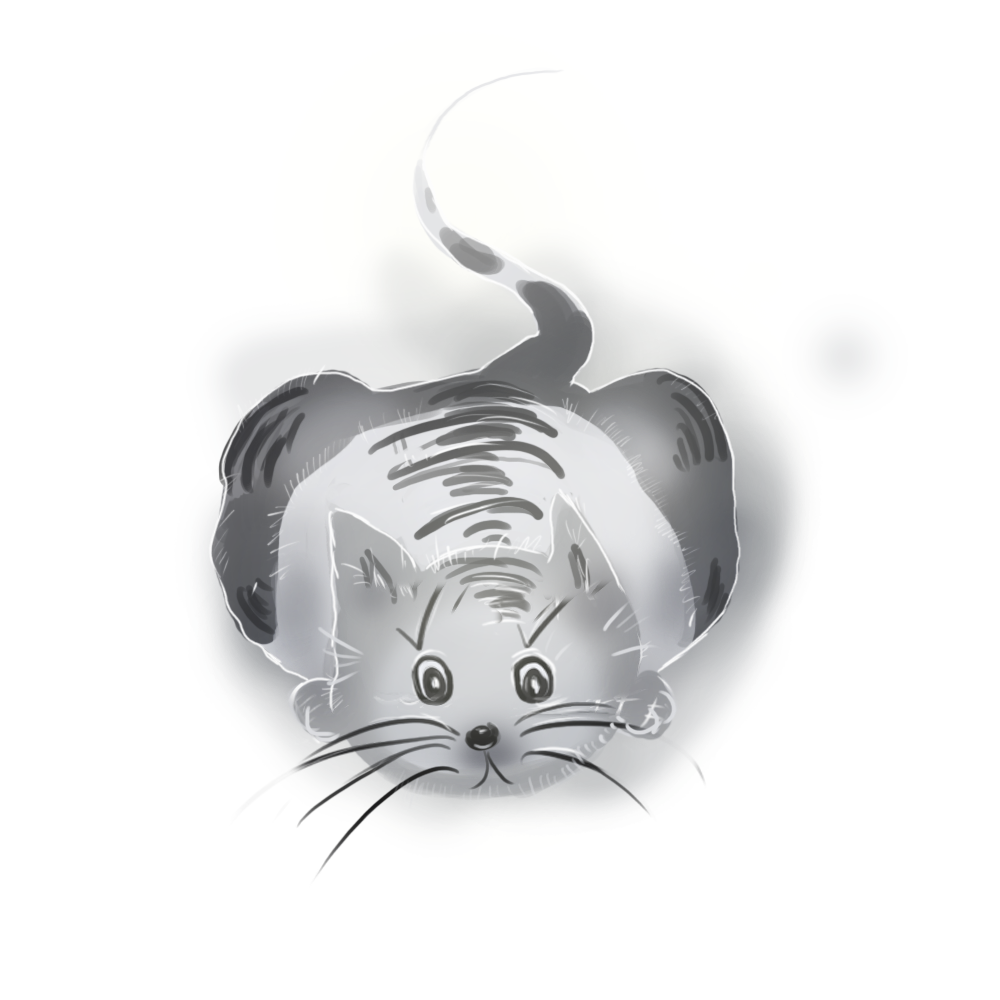
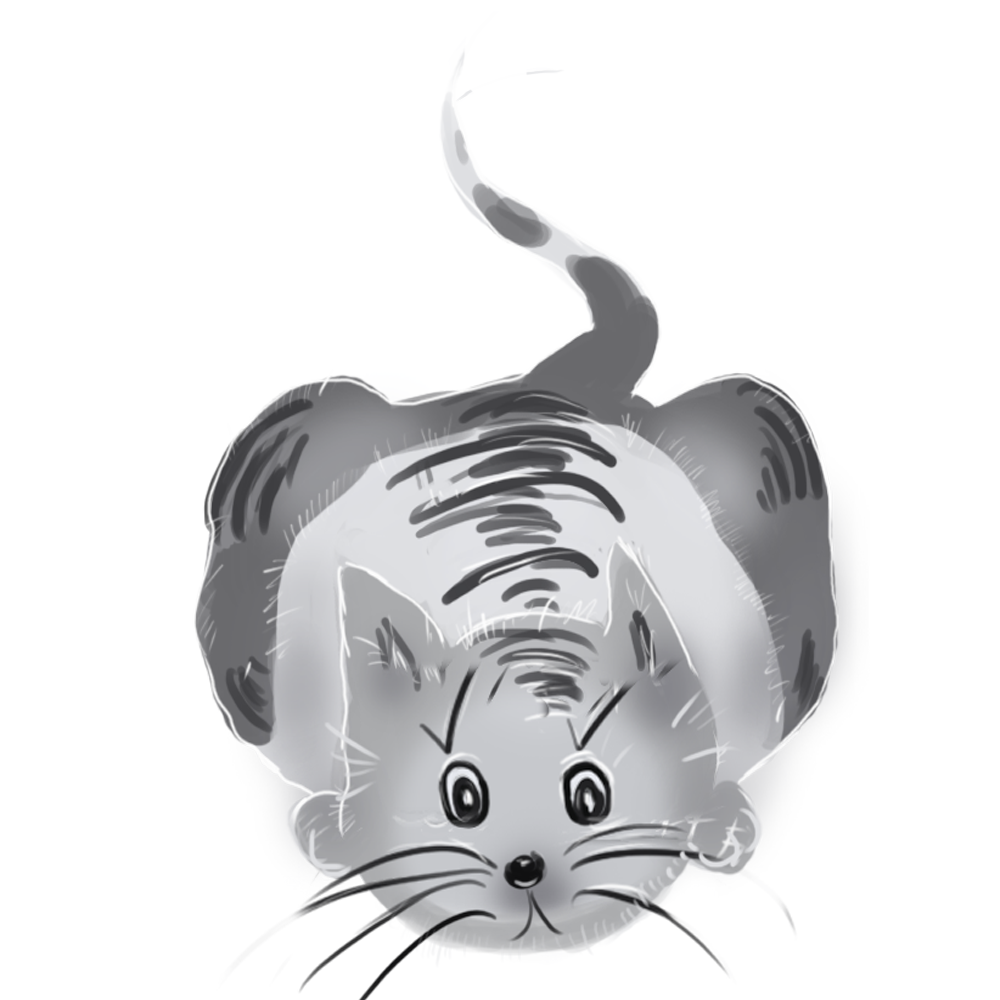
Layers edited between the first and the second (1000, 1000) image:
hid "Layer 3" over bbox(185, 48, 894, 936)
hid "Layer 4" over bbox(185, 220, 894, 858)
removed layer "Layer 2" over bbox(207, 118, 742, 888)
removed layer "Layer 1" over bbox(209, 66, 778, 808)
painted on "Ellipse 2" over bbox(190, 48, 871, 1000)
removed layer "Ellipse 1" over bbox(215, 382, 739, 718)
